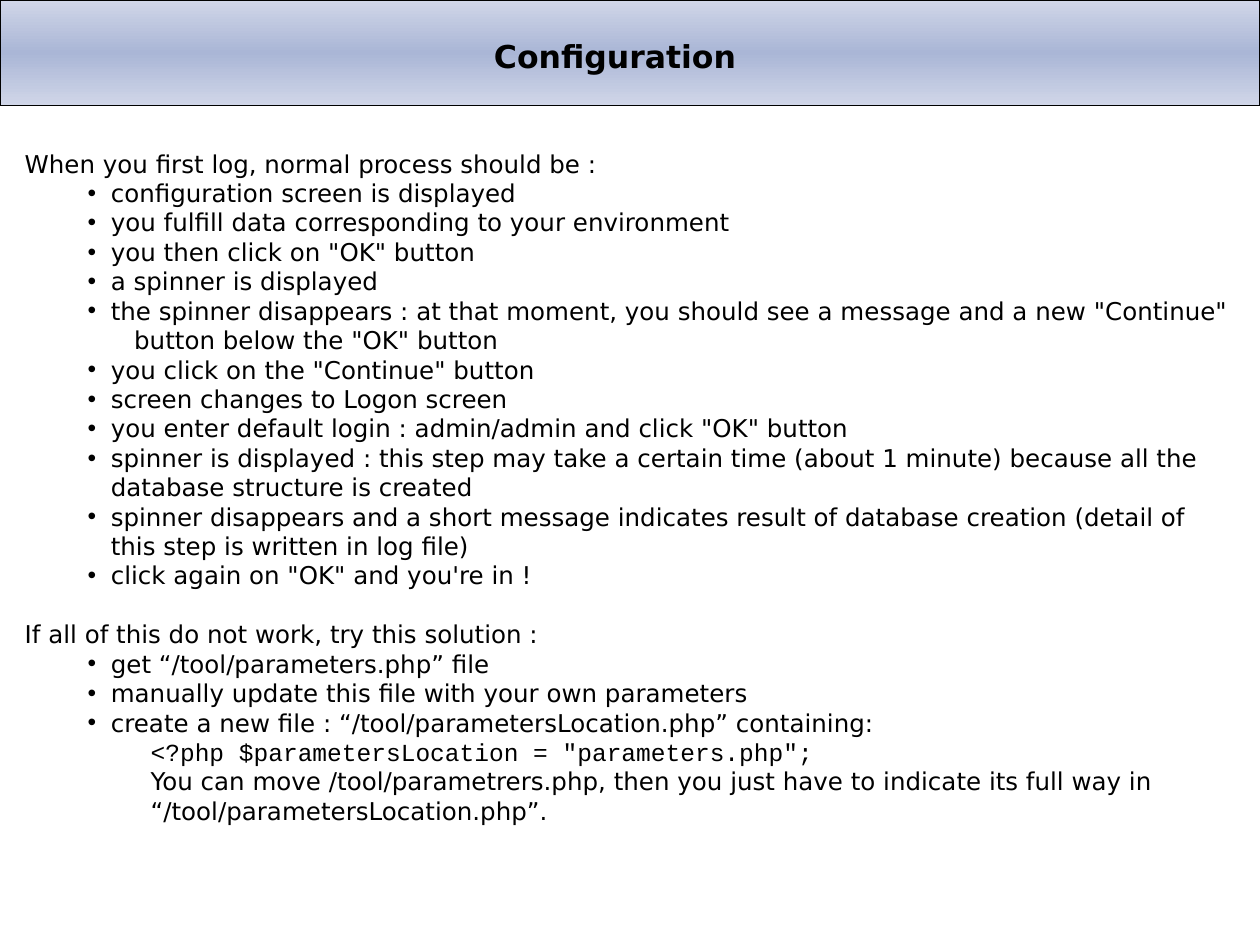
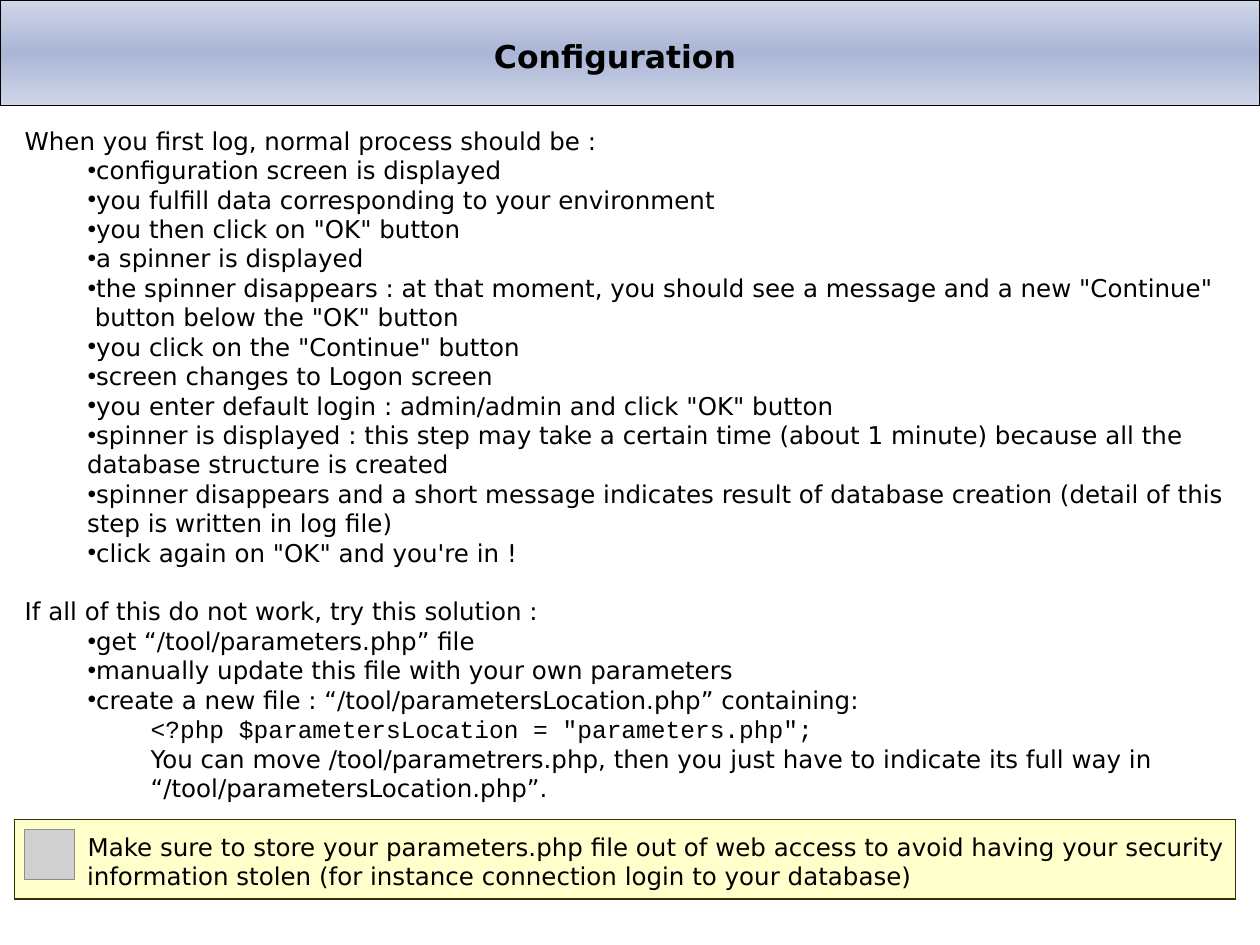
Before and after one commit to projeqtor/main, a slide deck: slide 9 of branches/V1.4/projector/manual/Project'Or RIA.ppt. Drawn at 1260x945 pixels with LibreOffice and Linux fonts; fonts in the diff are those of the drawing; grey boxes stand for pictures; background and template pictures are left out. Boxes give left, top, right and bottom in pixels: in the first picture for what was removed or moved away, otherwise in the second. Text is boxed around its words. In the diff, an @@ line names an element or a change of style, - is before the commit and + after.

```diff
--- a/branches/V1.4/projector/manual/Project'Or RIA.ppt
+++ b/branches/V1.4/projector/manual/Project'Or RIA.ppt
@@ text "When you first log, normal ...": place and size @@
-text "When you first log, normal ..." at <box>25,154,1227,825</box>
+text "When you first log, normal ..." at <box>25,131,1223,890</box>
@@ text at <box>87,160,1223,714</box>: indent changed @@
@@ rectangle added at <box>15,820,1236,900</box>, fill #FFFF99 at 50% opacity, outline #333300 0.74 pt @@
@@ picture added at <box>25,830,74,879</box> @@
@@ text at <box>87,837,1223,890</box>: paragraph added @@
+  Make sure to store your parameters.php file out of web access to avoid having your security information stolen (for instance connection login to your database)
```
Also in this commit, not shown: 1 other slide changed, 8 slides added, 1 slide removed, 1 other file.
